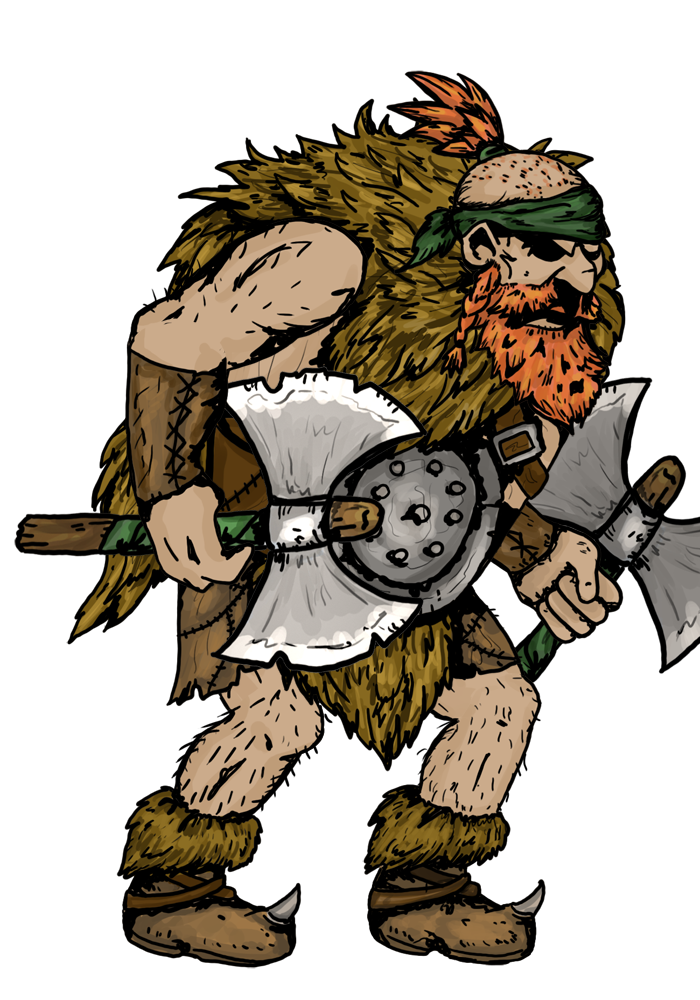
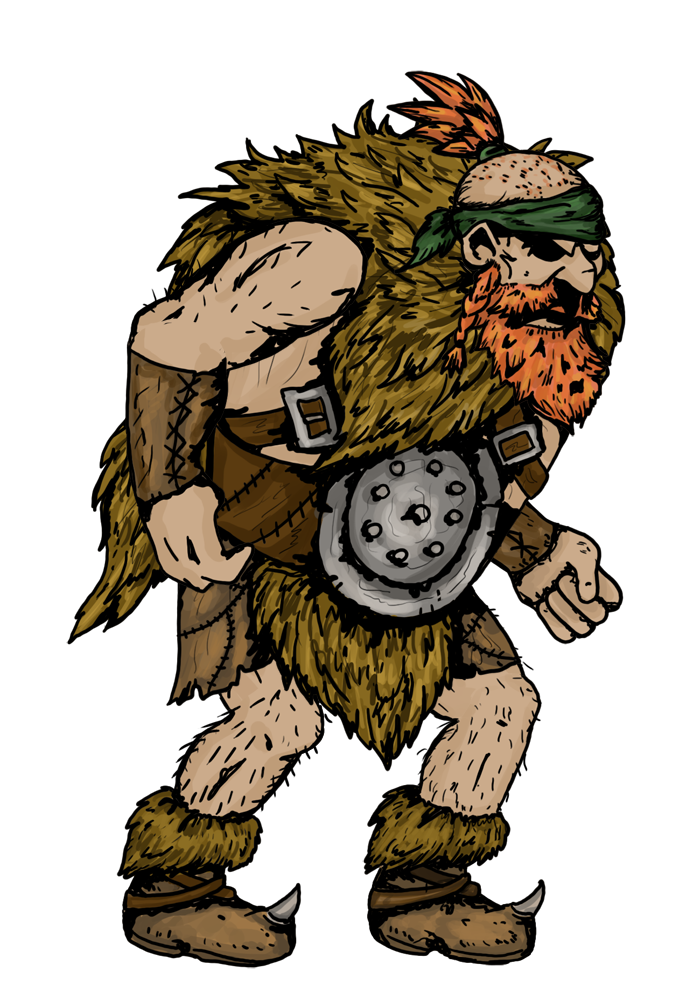
Revision of a layered (700, 1000) image; what changed, layer by layer:
removed layer "hand_02_axe" over [14, 365, 429, 674]
removed layer "hand_01_axe" over [448, 376, 700, 725]
